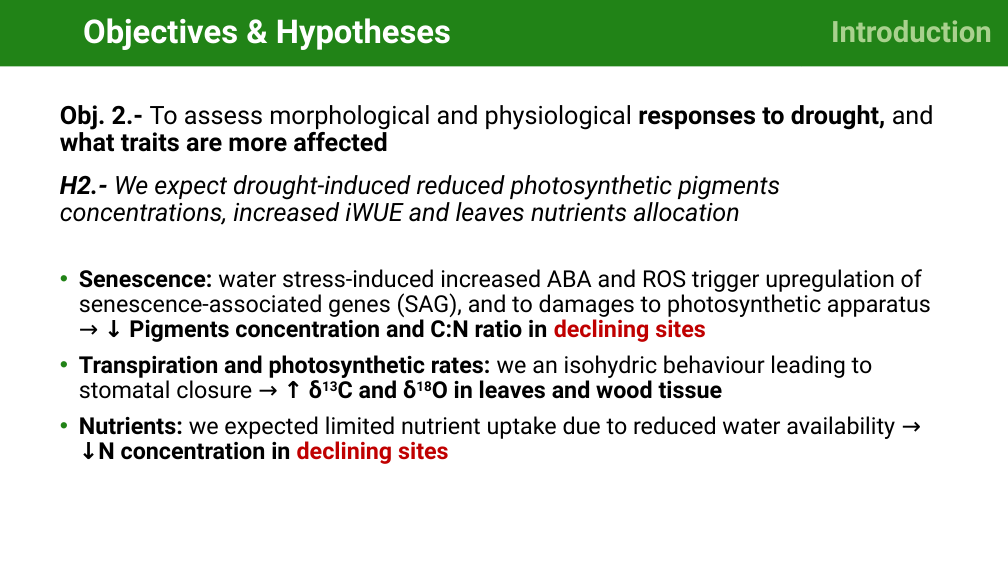
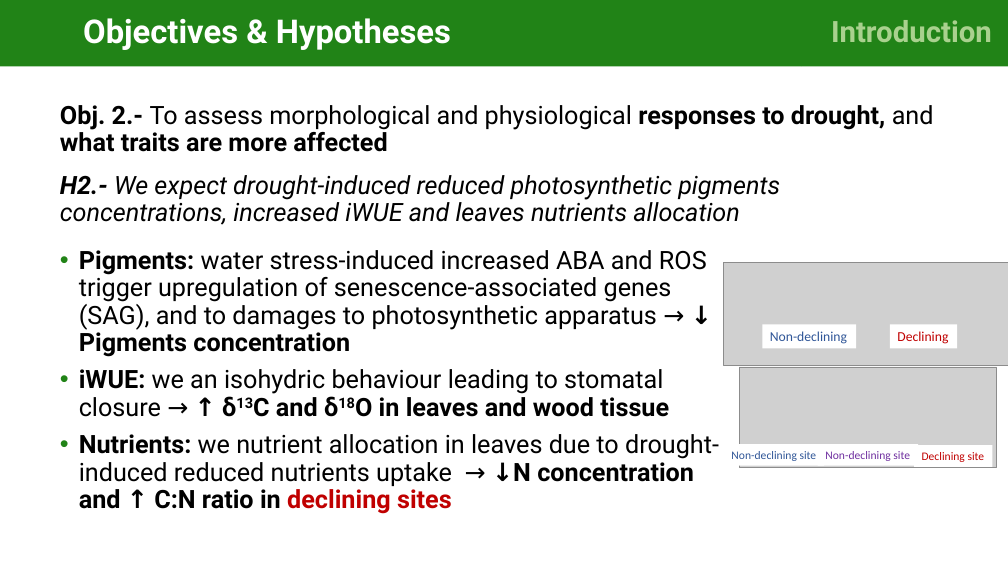
Before and after one commit to cris-fernandez/Tesis_Individuo, a slide deck: slide 7 of 06_ppts/exploratory_analysis_figures_v3-CFB-CG.pptx (slide 8 before the commit). Drawn at 1008x567 pixels with LibreOffice and Linux fonts; fonts in the diff are those of the drawing; grey boxes stand for pictures. Boxes give left, top, right and bottom in pixels: in the first picture for what was removed or moved away, otherwise in the second. Text is boxed around its words. In the diff, an @@ line names an element or a change of style, - is before the commit and + after.

Commit message:
Ppt updated

```diff
--- a/06_ppts/exploratory_analysis_figures_v3-CFB-CG.pptx
+++ b/06_ppts/exploratory_analysis_figures_v3-CFB-CG.pptx
@@ text at <box>79,250,719,514</box>: text changed; size 22.2 to 24 pt @@
-• Senescence: water stress-induced increased ABA and ROS trigger upregulation of senescence-associated genes (SAG), and to damages to photosynthetic apparatus → ↓ Pigments concentration and C:N ratio in declining sites
-• Transpiration and photosynthetic rates: we an isohydric behaviour leading to stomatal closure → ↑ δ13C and δ18O in leaves and wood tissue
-• Nutrients: we expected limited nutrient uptake due to reduced water availability → ↓N concentration in declining sites
+• Pigments: water stress-induced increased ABA and ROS trigger upregulation of senescence-associated genes (SAG), and to damages to photosynthetic apparatus → ↓ Pigments concentration
+• iWUE: we an isohydric behaviour leading to stomatal closure → ↑ δ13C and δ18O in leaves and wood tissue
+• Nutrients: we nutrient allocation in leaves due to drought-induced reduced nutrients uptake → ↓N concentration and ↑ C:N ratio in declining sites
@@ picture added at <box>724,262,1008,366</box> @@
@@ rectangle added at <box>763,324,857,349</box>, fill #FFFFFF, 13 pt, text #2F5597 @@
+Non-declining
@@ rectangle added at <box>890,324,957,349</box>, fill #FFFFFF, 13 pt, text #C00000 @@
+Declining
@@ group added at <box>724,367,997,468</box>: 3 rectangles, 1 picture @@
+Non-declining site
+Non-declining site
+Declining site
```
Also in this commit, not shown: 1 other slide changed.
